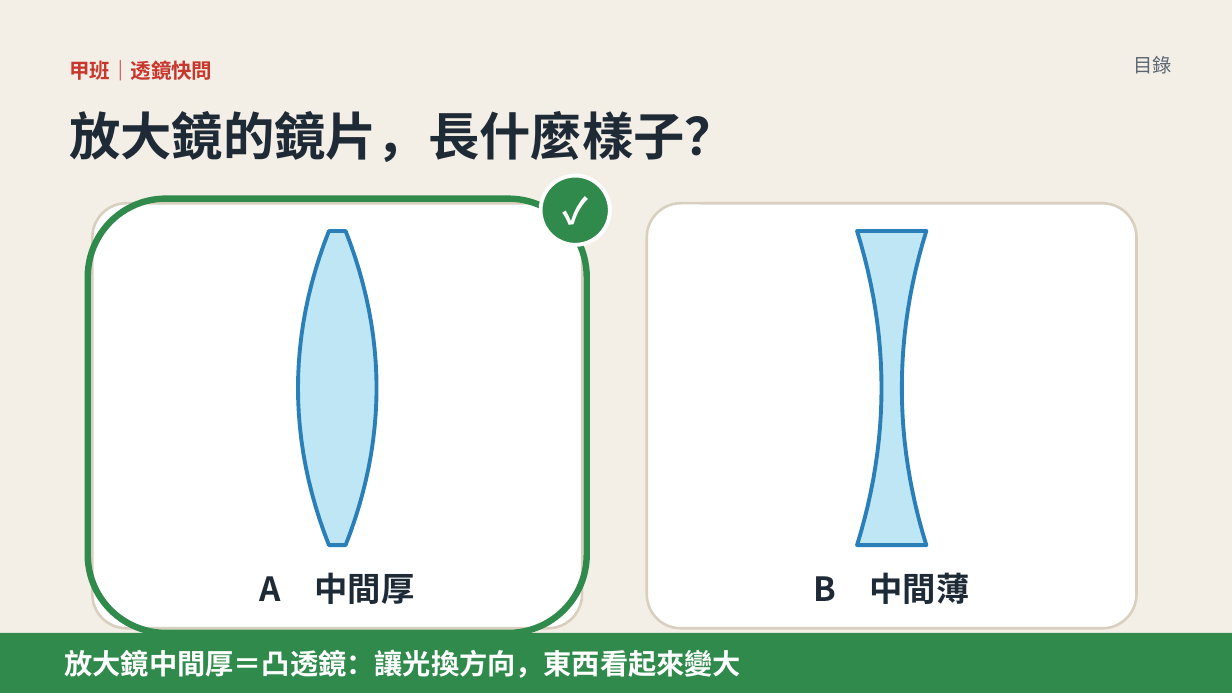
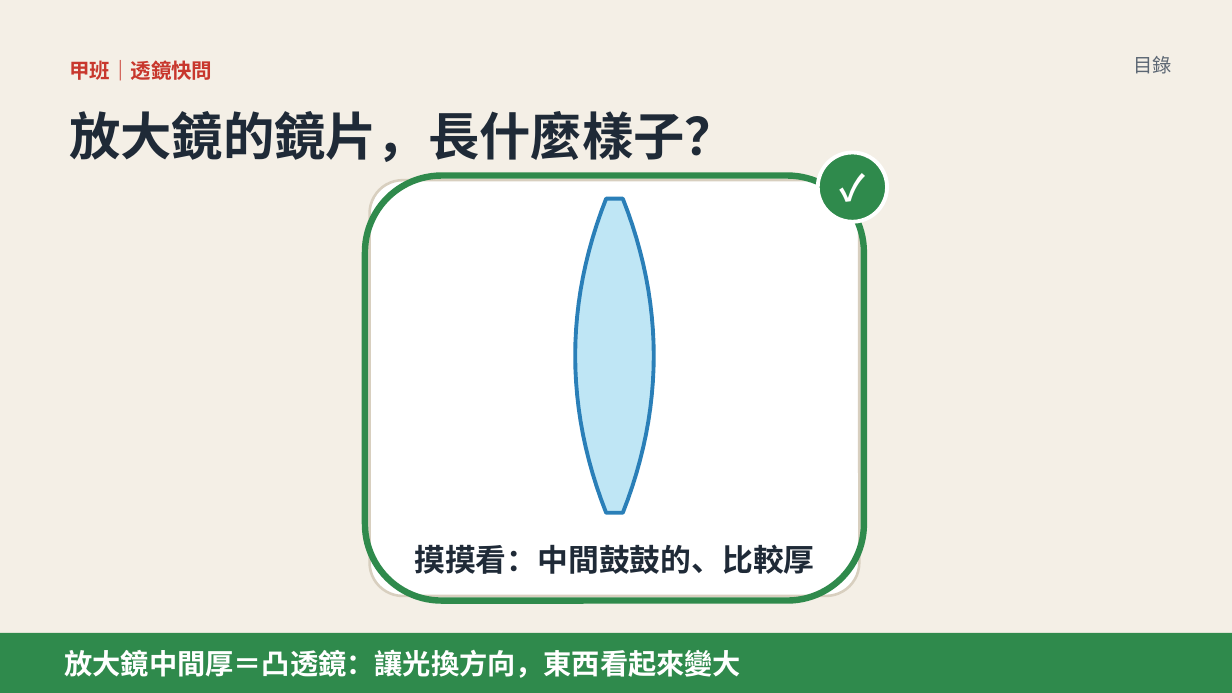
Before and after one commit to classtools1020/sports-results, a slide deck: slide 4 of f8f9fc3bd1/slides.pptx. Drawn at 1232x693 pixels with LibreOffice and Linux fonts; fonts in the diff are those of the drawing. Boxes give left, top, right and bottom in pixels: in the first picture for what was removed or moved away, otherwise in the second. Text is boxed around its words. In the diff, an @@ line names an element or a change of style, - is before the commit and + after.

```diff
--- a/f8f9fc3bd1/slides.pptx
+++ b/f8f9fc3bd1/slides.pptx
@@ rounded rectangle: place and size @@
-rounded rectangle at (647,203,1137,628)
+rounded rectangle at (365,176,864,601)
@@ rounded rectangle at (365,176,864,601): fill #FFFFFF to none; outline #D8CFBF 2 pt to #2F8A4C 5 pt; proportions changed @@
@@ ellipse "✓": place and size @@
-ellipse "✓" at (541,176,610,245)
+ellipse "✓" at (818,152,887,222)
@@ rounded rectangle removed at (88,199,587,633) @@
@@ rounded rectangle: place and size @@
-rounded rectangle at (92,203,582,628)
+rounded rectangle at (370,180,860,596)
@@ freeform shape: place and size @@
-freeform shape at (299,231,377,545)
+freeform shape at (575,199,653,513)
@@ freeform shape removed at (858,231,927,545) @@
@@ text at (414,544,814,574): text changed; size 26 to 24 pt @@
-A 中間厚
+摸摸看：中間鼓鼓的、比較厚
@@ text removed at (813,572,970,604) @@
-B 中間薄
```
Also in this commit, not shown: 3 other slides changed, 17 slides removed, 14 other files.
